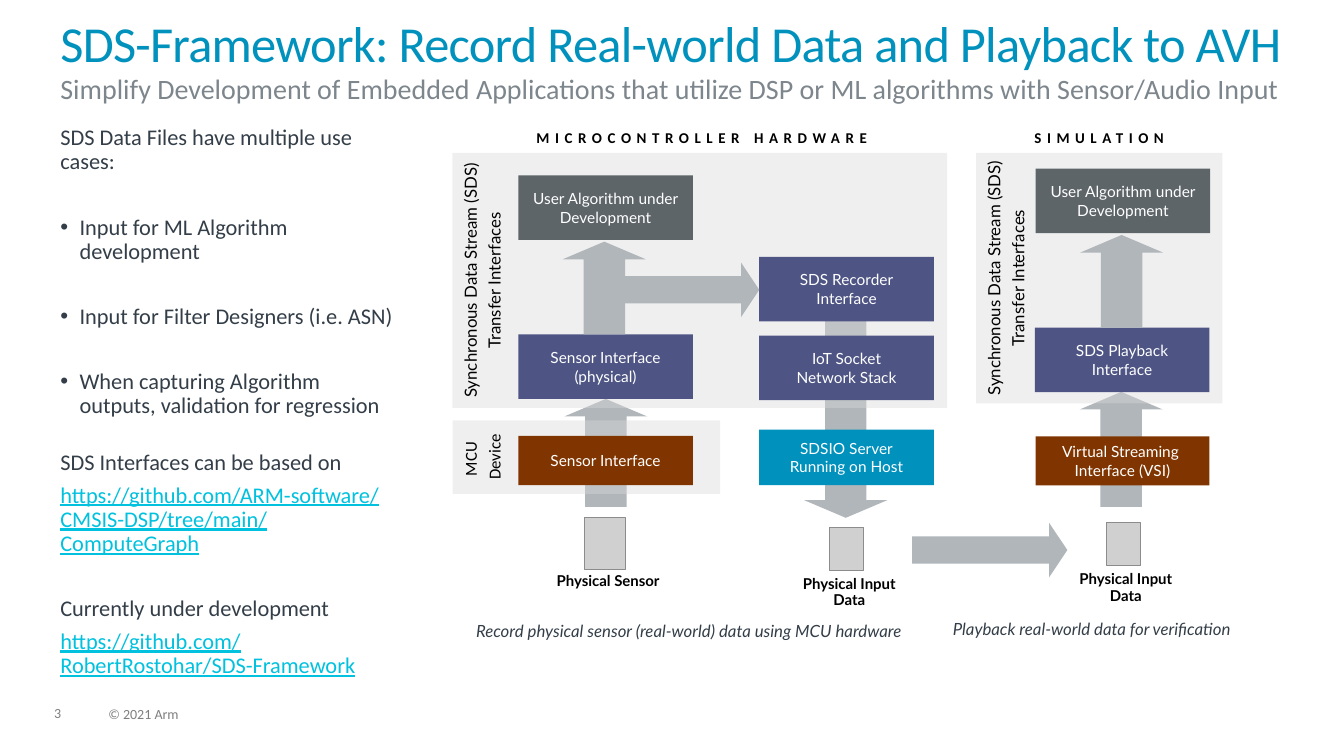
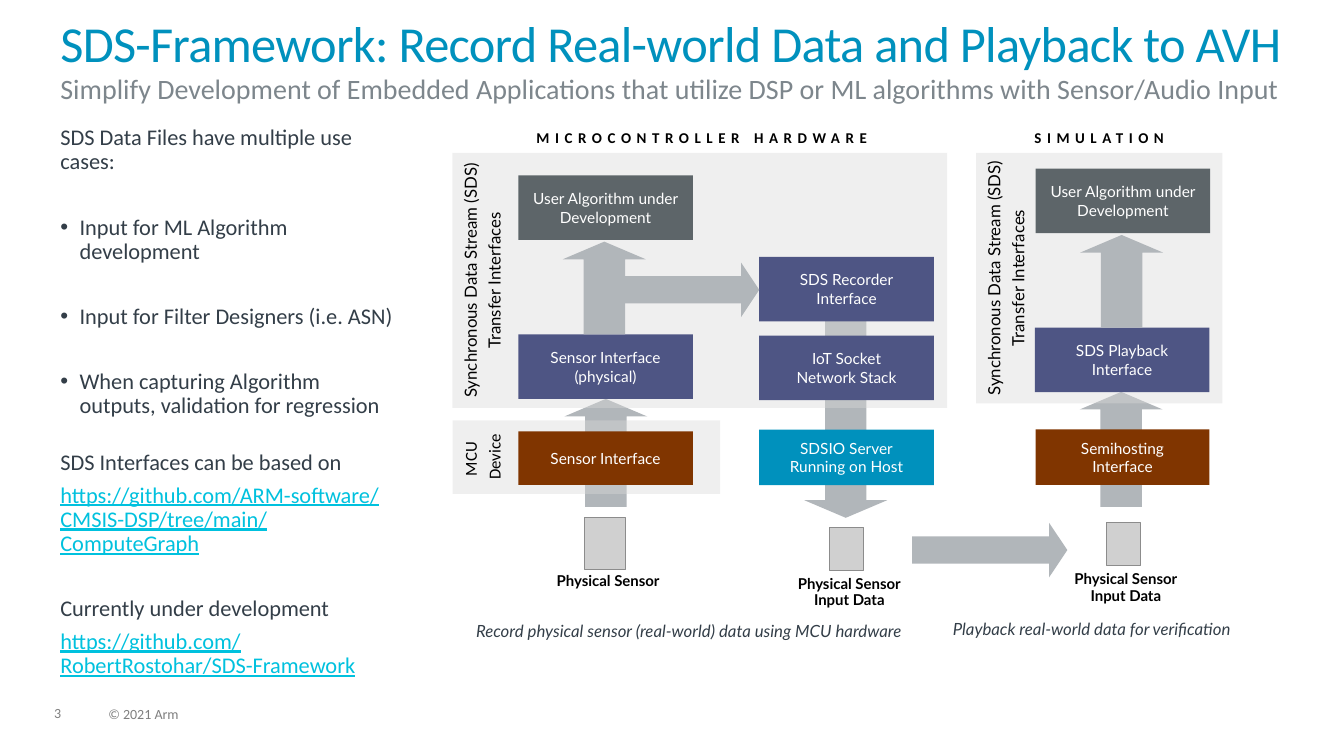
Before and after one commit to ARM-software/SDS-Framework, a slide deck: slide 3 of documentation/images/overview.pptx. Drawn at 1344x756 pixels with LibreOffice and Linux fonts; fonts in the diff are those of the drawing; grey boxes stand for pictures. Boxes give left, top, right and bottom in pixels: in the first picture for what was removed or moved away, otherwise in the second. Text is boxed around its words. In the diff, an @@ line names an element or a change of style, - is before the commit and + after.

```diff
--- a/documentation/images/overview.pptx
+++ b/documentation/images/overview.pptx
@@ rectangle "Sensor Interface": place and size @@
-rectangle "Sensor Interface" at bbox=[518, 437, 693, 486]
+rectangle "Sensor Interface" at bbox=[518, 432, 693, 485]
@@ rectangle "Semihosting Interface": place and size @@
-rectangle "Semihosting Interface" at bbox=[1035, 437, 1209, 486]
+rectangle "Semihosting Interface" at bbox=[1035, 430, 1209, 485]
@@ text in rectangle at bbox=[1081, 442, 1164, 472]: text changed @@
-Virtual Streaming
-Interface (VSI)
+Semihosting
+Interface
@@ text at bbox=[798, 578, 900, 608]: text changed @@
-Physical Input
-Data
+Physical Sensor
+Input Data
@@ text at bbox=[1074, 573, 1177, 604]: text changed @@
-Physical Input
-Data
+Physical Sensor
+Input Data
```
Also in this commit, not shown: 2 other slides changed, 1 slide added, 5 other files.
